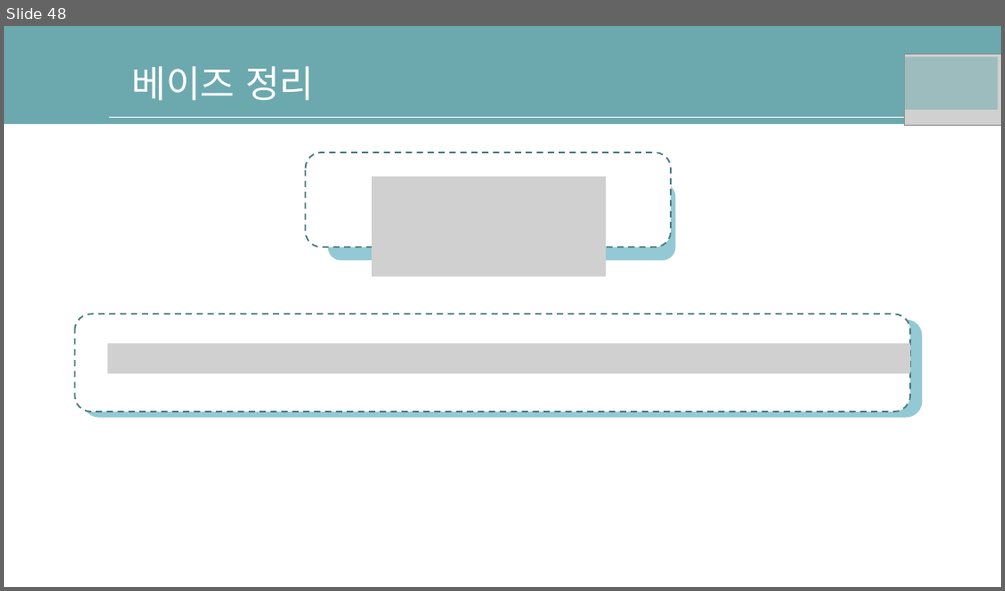
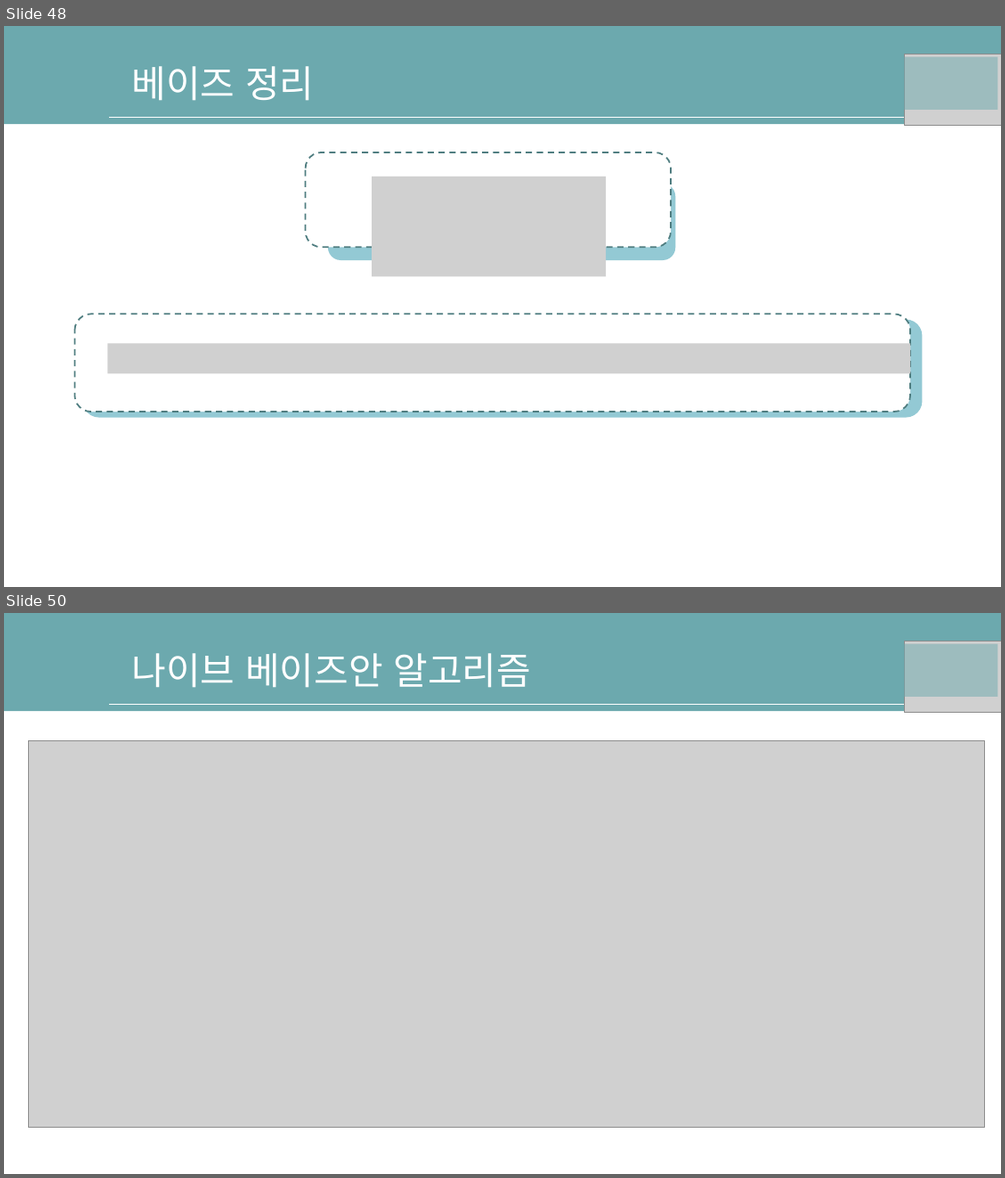
Before and after one commit to nqwrt/Gwangju-AI-Academy, a slide deck: 머신러닝-유형/AI-딥러닝을위한-수학공식.pptx. Shown one above the other, each under a label of ours: slide 48 before the commit, slides 48 and 50 after it; the slides between them are not shown. The pictures are 1005x591 and 1005x1178 pixels, drawn with LibreOffice and Linux fonts; fonts in the diff are those of the drawing; grey boxes stand for pictures; background and template pictures are left out. Boxes give left, top, right and bottom in pixels: in the first picture for what was removed or moved away, otherwise in the second. Text is boxed around its words. In the diff, an @@ line names an element or a change of style, - is before the commit and + after.

```diff
--- a/머신러닝-유형/AI-딥러닝을위한-수학공식.pptx
+++ b/머신러닝-유형/AI-딥러닝을위한-수학공식.pptx
@@ slide 50 added at box(4, 613, 1001, 1174), background #FFFFFF; not listed: 2 template elements that a slide beside it also shows @@
@@ text added at box(132, 653, 532, 688), 36 pt, text #FFFFFF @@
+나이브 베이즈안 알고리즘
@@ rectangle added at box(901, 643, 998, 697), fill #6CA9AE at 50% opacity @@
@@ picture added at box(905, 641, 1001, 712) @@
@@ picture added at box(29, 740, 985, 1127) @@
```
Also in this commit, not shown: 2 slides changed, 1 other slide added.
